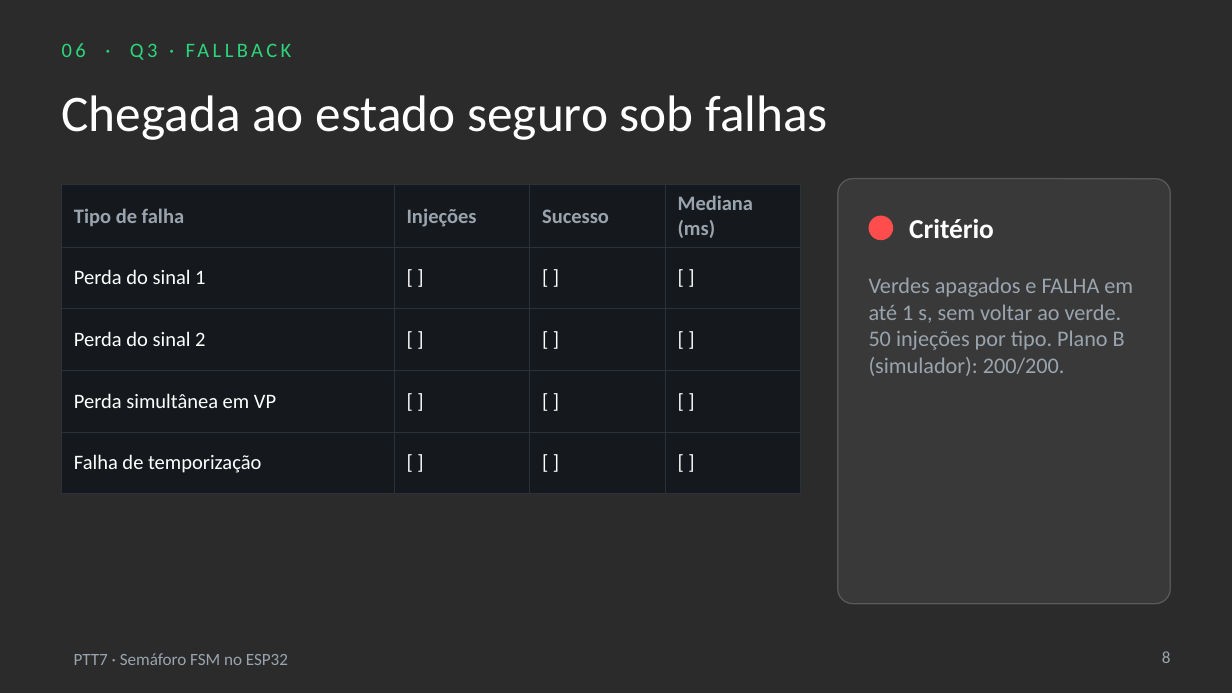
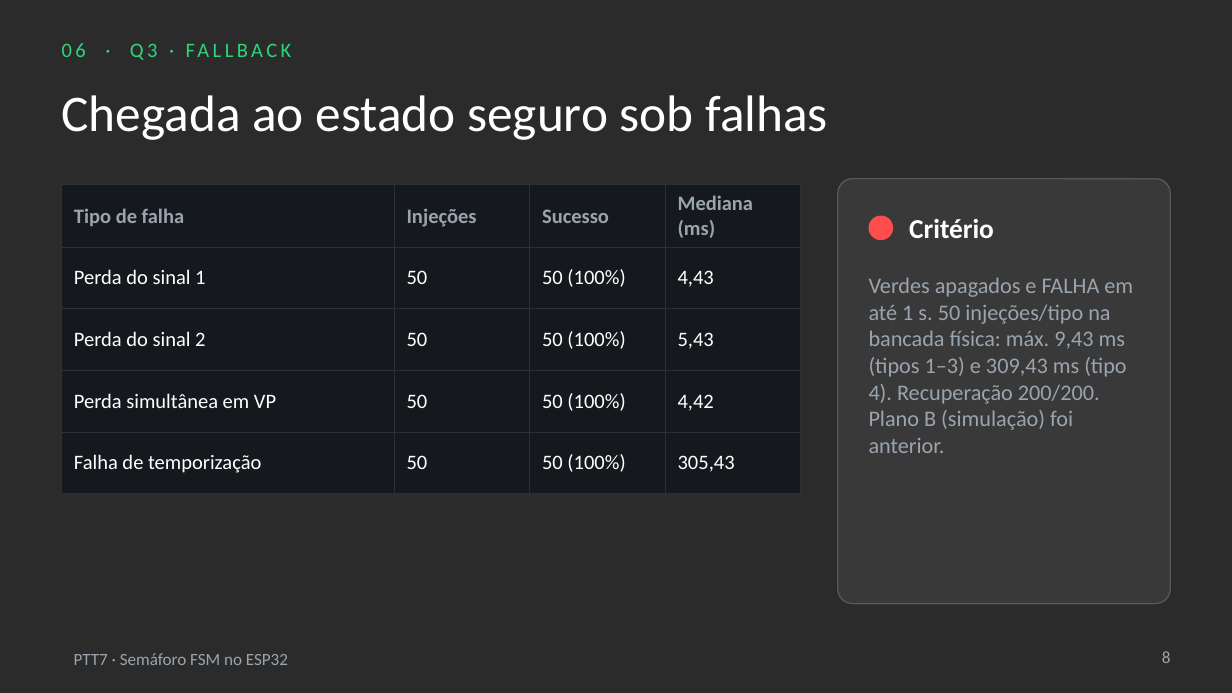
Before and after one commit to MatheusOrange211/ptt7-semaforo-fsm, a slide deck: slide 8 of docs/entrega/final/slides_apresentacao_final.pptx. Drawn at 1232x693 pixels with LibreOffice and Linux fonts; fonts in the diff are those of the drawing; background and template pictures are left out; a plain dark background stands for a picture behind light text. Boxes give left, top, right and bottom in pixels: in the first picture for what was removed or moved away, otherwise in the second. Text is boxed around its words. In the diff, an @@ line names an element or a change of style, - is before the commit and + after.

Commit message:
Resultados de bancada 24/11: Q3 completo, Q2 exploratório
- Logs brutos da bancada física ESP32 (falha1-4, s1_lat) e saída original de analysis/out
- Evidência consolidada em docs/validacao/evidencias/resultados_bancada_2026-11-24.md
- Q3: 200/200 injeções convergiram ao estado seguro; recuperação 200/200
- Q2: protocolo não atendido (0/30 válidas de T4); evidência exploratória (LREC mediana 14 us, n=23)
  e latência lógica de T4 (1 passo em 4002/4002 casos, tests/test_t4_latencia_logica.c)
- app_config.h: pinagem da montagem física e comentários de jumpers (16->33, 17->32), supervisão HW=0
- analyze.py: leitura robusta de descartes.csv e separação de registros LAT controlados/incidentais
- Relatório técnico, matriz, manual, bancada, especificação, roteiro e slides finais atualizados

```diff
--- a/docs/entrega/final/slides_apresentacao_final.pptx
+++ b/docs/entrega/final/slides_apresentacao_final.pptx
@@ table at <box>62,185,801,477</box> @@
-row 2: Perda do sinal 1 | [ ] | [ ] | [ ]
+row 2: Perda do sinal 1 | 50 | 50 (100%) | 4,43
-row 3: Perda do sinal 2 | [ ] | [ ] | [ ]
+row 3: Perda do sinal 2 | 50 | 50 (100%) | 5,43
-row 4: Perda simultânea em VP | [ ] | [ ] | [ ]
+row 4: Perda simultânea em VP | 50 | 50 (100%) | 4,42
-row 5: Falha de temporização | [ ] | [ ] | [ ]
+row 5: Falha de temporização | 50 | 50 (100%) | 305,43
@@ text at <box>869,277,1133,453</box>: text changed @@
-Verdes apagados e FALHA em até 1 s, sem voltar ao verde. 50 injeções por tipo. Plano B (simulador): 200/200.
+Verdes apagados e FALHA em até 1 s. 50 injeções/tipo na bancada física: máx. 9,43 ms (tipos 1–3) e 309,43 ms (tipo 4). Recuperação 200/200. Plano B (simulação) foi anterior.
```
Also in this commit, not shown: 4 other slides changed, 28 other files.
